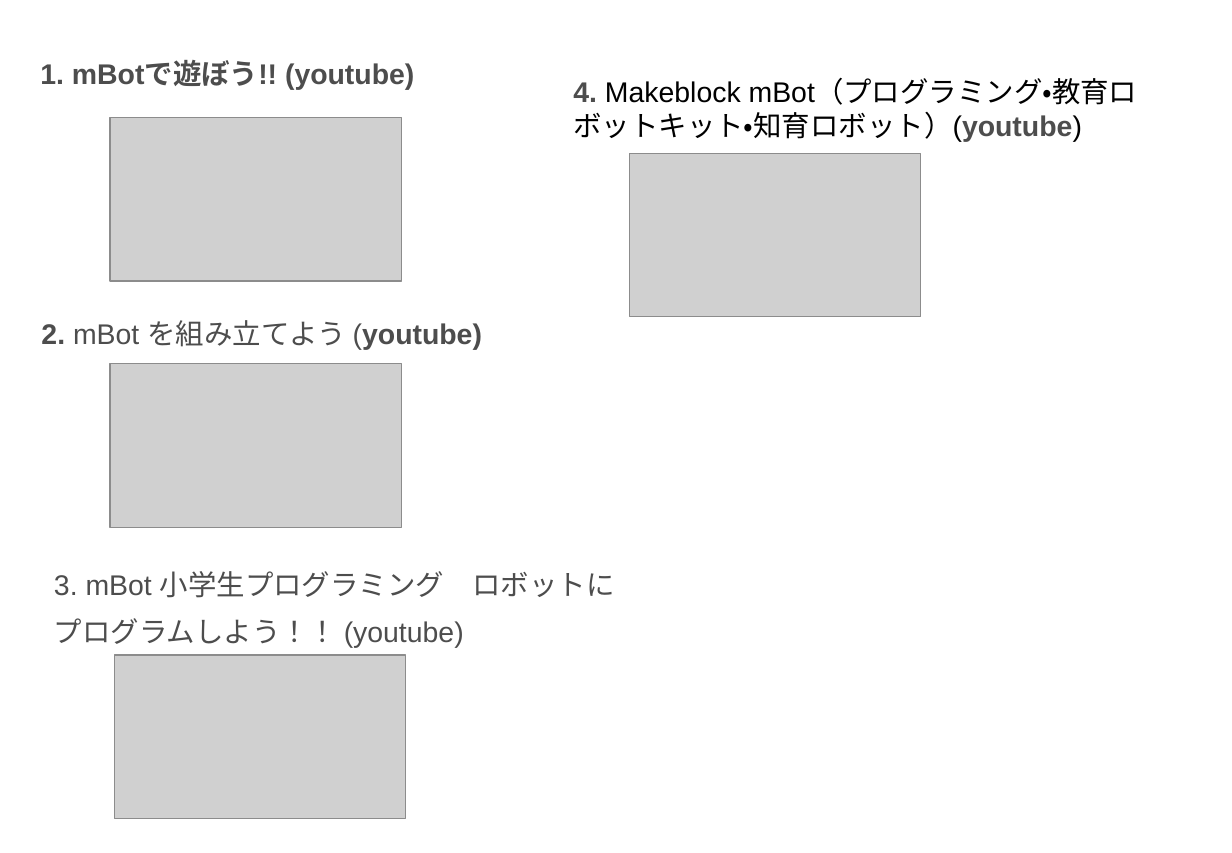
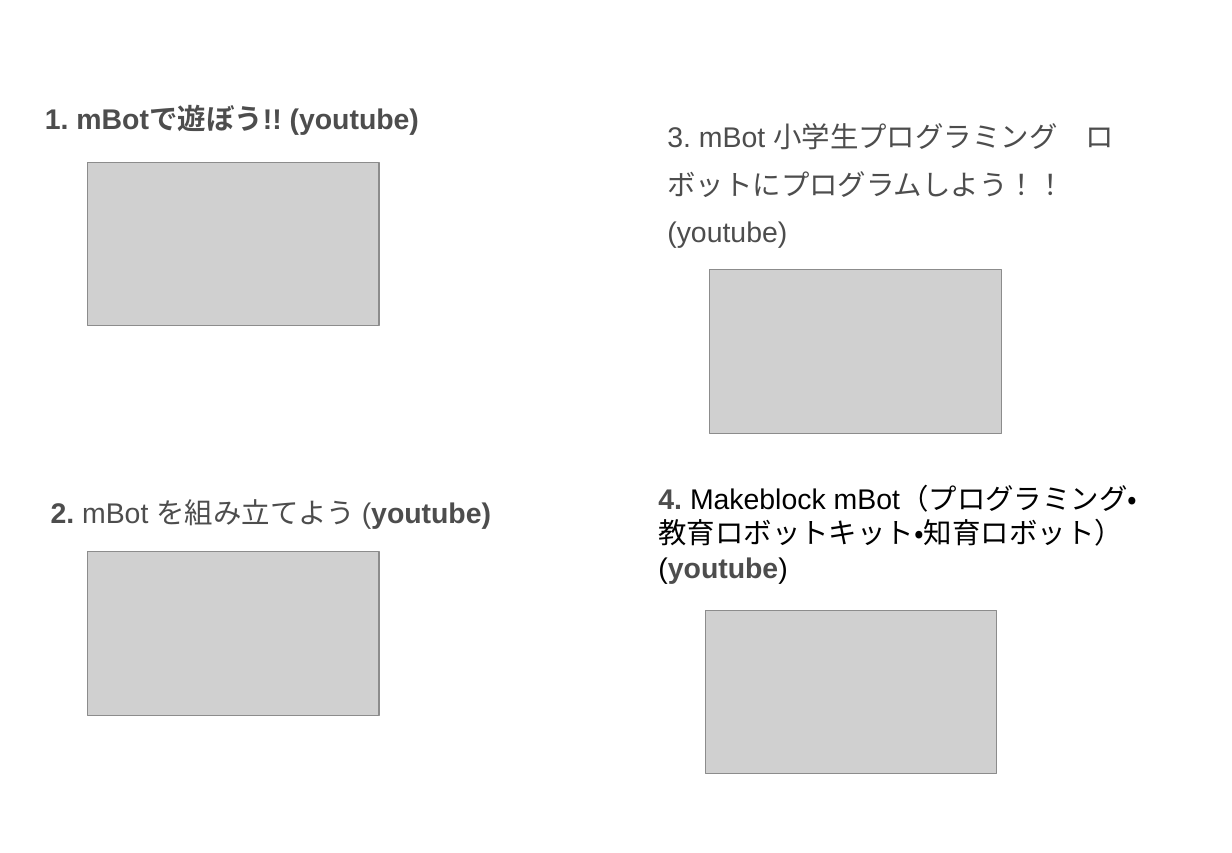
Before and after one commit to t-magic/RASP, a slide deck: slide 4 of pdf/ロボットとの共生、AIとの共生、やってみよう講座.ppt. Drawn at 1232x853 pixels with LibreOffice and Linux fonts; fonts in the diff are those of the drawing; grey boxes stand for pictures. Boxes give left, top, right and bottom in pixels: in the first picture for what was removed or moved away, otherwise in the second. Text is boxed around its words. In the diff, an @@ line names an element or a change of style, - is before the commit and + after.

```diff
--- a/pdf/ロボットとの共生、AIとの共生、やってみよう講座.ppt
+++ b/pdf/ロボットとの共生、AIとの共生、やってみよう講座.ppt
@@ text "1. mBotで遊ぼう!! (youtube)": place and size @@
-text "1. mBotで遊ぼう!! (youtube)" at bbox=[40, 62, 414, 90]
+text "1. mBotで遊ぼう!! (youtube)" at bbox=[45, 107, 419, 135]
@@ text "3. mBot 小学生プログラミング ロボットにプログラムしよう！！ (youtube)" rewrapped from bbox=[54, 571, 464, 648] to bbox=[667, 123, 1114, 248] @@
@@ picture: place and size @@
-picture at bbox=[110, 117, 401, 281]
+picture at bbox=[88, 163, 378, 326]
@@ picture: place and size @@
-picture at bbox=[629, 153, 919, 317]
+picture at bbox=[709, 269, 1000, 433]
@@ text "4. Makeblock mBot（プログラミング・教育ロボットキット・知育ロボット）(youtube)" rewrapped from bbox=[573, 80, 1138, 142] to bbox=[658, 487, 1138, 583] @@
@@ text "2. mBot を組み立てよう (youtube)": place and size @@
-text "2. mBot を組み立てよう (youtube)" at bbox=[41, 320, 482, 349]
+text "2. mBot を組み立てよう (youtube)" at bbox=[51, 499, 491, 529]
@@ picture: place and size @@
-picture at bbox=[115, 655, 406, 818]
+picture at bbox=[88, 551, 378, 715]
@@ picture: place and size @@
-picture at bbox=[110, 364, 401, 527]
+picture at bbox=[705, 609, 996, 773]
```
Also in this commit, not shown: 4 other slides changed, 1 other file.
